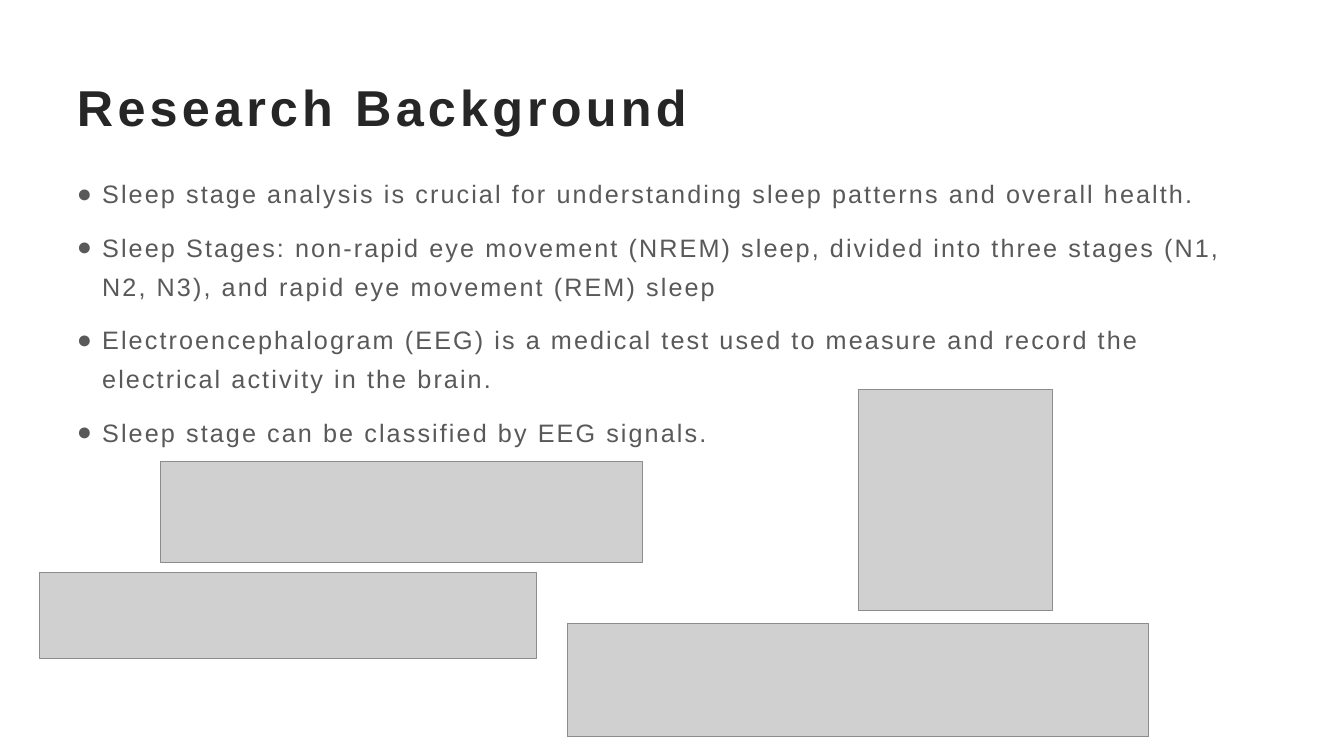
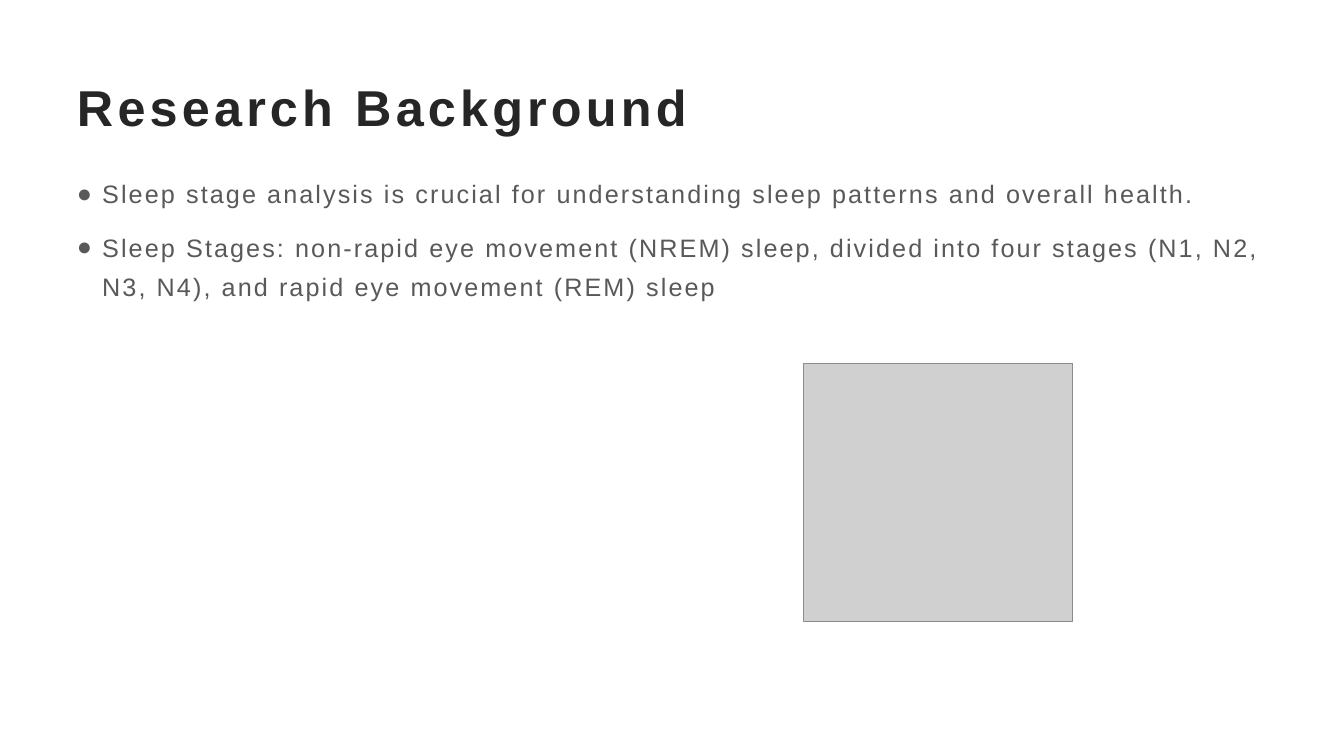
Before and after one commit to TonyHGF/EEG-Sleep-Staging, a slide deck: slide 3 of pre/slides.pptx. Drawn at 1344x756 pixels with LibreOffice and Linux fonts; fonts in the diff are those of the drawing; grey boxes stand for pictures. Boxes give left, top, right and bottom in pixels: in the first picture for what was removed or moved away, otherwise in the second. Text is boxed around its words. In the diff, an @@ line names an element or a change of style, - is before the commit and + after.

```diff
--- a/pre/slides.pptx
+++ b/pre/slides.pptx
@@ text at (102, 238, 1256, 301): text changed @@
-● Sleep Stages: non-rapid eye movement (NREM) sleep, divided into three stages (N1, N2, N3), and rapid eye movement (REM) sleep
-● Electroencephalogram (EEG) is a medical test used to measure and record the electrical activity in the brain.
-● Sleep stage can be classified by EEG signals.
+● Sleep Stages: non-rapid eye movement (NREM) sleep, divided into four stages (N1, N2, N3, N4), and rapid eye movement (REM) sleep
@@ picture: place and size @@
-picture at (859, 389, 1053, 611)
+picture at (804, 364, 1073, 622)
@@ picture removed at (160, 462, 643, 563) @@
@@ picture removed at (39, 572, 536, 658) @@
@@ picture removed at (568, 624, 1149, 737) @@
```
Also in this commit, not shown: 4 other slides changed, 1 slide added, 6 other files.
